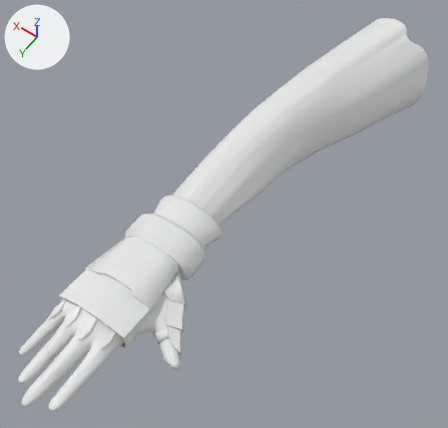
Before and after pictures for a commit that changed the FBX model Chamber/Assets/Models/hand_v2.FBX.
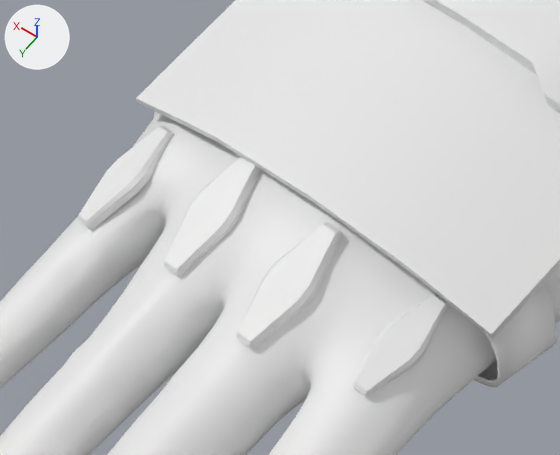
There are two pictures of each version: one whole from a camera (50 mm lens) standing at (-0.45, 0.31, 1.6) and looking at (0.38, -0.86, -0.23), one close up on the part from 8% to 30% of the width and 65% to 84% of the height. Arrows for +X, +Y and +Z are at upper left; the lights stay in place. Materials are left out; every surface is plain grey. Where no turn or scale is listed for an object, it has been applied to the vertices.

In view in the first close-up: 'HandOLD', 'UpperplateLP', 'handstrap', 'kguard_index', 'kguard_middle', 'kguard_pinky', 'kguard_ring', 'lowerplate'.
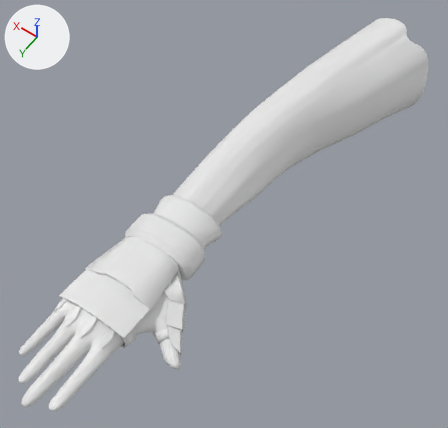
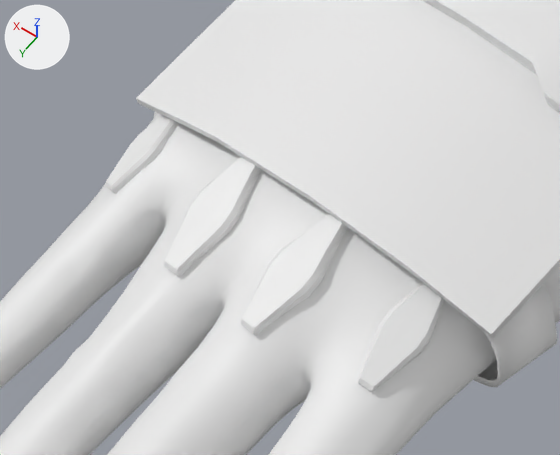
Where the newer file only moved an object's origin or applied its transform, the numbers keep the older frame.

Location of each change, [x1, y1, x2, y2] in pixels of the close-ups (560 x 455 px):
'kguard_middle', reshaped, moved, turned
    before: [236, 222, 343, 349]
    after: [240, 214, 348, 336]
'kguard_index', reshaped, moved, turned, rescaled
    before: [353, 293, 448, 398]
    after: [358, 284, 444, 392]
'kguard_pinky', reshaped, moved, turned, rescaled
    before: [78, 126, 174, 231]
    after: [106, 115, 179, 194]

Edits to the bpy script that builds the scene:
```text
Change me_mesh_010:
    used by ob_kguard_middle; location = (0.3678, -0.5107, -0.096); rotation_euler = (1.553, 0.0, 0.064), in degrees (89, 0, 3.7); scale = (0.0254, 0.0254, 0.0254)
    remove me_mesh_010.from_pydata(...)  # 52 vertices, 46 faces; spans x 0.65..1.79, y 1.24..2.12, z -15.19..-12.21
    add me_mesh_010.from_pydata(...)  # 52 vertices, 46 faces; spans x -0.56..0.58, y -0.37..0.55, z -1.44..1.51
    me_mesh_010 part 2: 52 of 52 vertices moved; they spanned x 0.65..1.79, y 1.24..2.12, z -15.19..-12.21 and now span x -0.56..0.58, y -0.37..0.55, z -1.44..1.51; mean shift (-1.2, -1.55, 13.74); largest move (1.13, 1.24, -15.15) -> (-0.15, -0.33, -1.39)
Change me_mesh_012:
    used by ob_kguard_pinky; location = (0.3678, -0.5107, -0.096); rotation_euler = (1.553, 0.0, 0.064), in degrees (89, 0, 3.7); scale = (0.0254, 0.0254, 0.0254)
    remove me_mesh_012.from_pydata(...)  # 52 vertices, 46 faces; spans x 5.64..6.66, y 0.68..1.47, z -14.72..-12.04
    add me_mesh_012.from_pydata(...)  # 52 vertices, 46 faces; spans x -0.56..0.58, y -0.37..0.55, z -1.44..1.51
    me_mesh_012 part 1: 52 of 52 vertices moved; they spanned x 5.64..6.66, y 0.68..1.47, z -14.72..-12.04 and now span x -0.56..0.58, y -0.37..0.55, z -1.44..1.51; mean shift (-6.16, -0.98, 13.41); largest move (5.88, 1.4, -12.11) -> (-0.2, 0.46, 1.47)
Change me_mesh_009:
    used by ob_kguard_index; location = (0.3678, -0.5107, -0.096); rotation_euler = (1.553, 0.0, 0.064), in degrees (89, 0, 3.7); scale = (0.0254, 0.0254, 0.0254)
    remove me_mesh_009.from_pydata(...)  # 52 vertices, 46 faces; spans x -1.91..-0.91, y 0.95..1.4, z -14.7..-12.11
    add me_mesh_009.from_pydata(...)  # 52 vertices, 46 faces; spans x -0.56..0.58, y -0.37..0.55, z -1.44..1.51
    me_mesh_009 part 3: 52 of 52 vertices moved; they spanned x -1.91..-0.91, y 0.95..1.4, z -14.7..-12.11 and now span x -0.56..0.58, y -0.37..0.55, z -1.44..1.51; mean shift (1.44, -1.03, 13.43); largest move (-1.35, 1.14, -12.11) -> (0.14, 0.21, 1.51)
Change ob_kguard_middle:
    ob_kguard_middle.location: (0.3678, -0.5107, -0.096) -> (0.378, -0.1657, -0.0606)
    ob_kguard_middle.rotation_euler: (1.553, 0.0, 0.064) -> (1.578, -0.0928, 0.0173)  # degrees (89, 0, 3.7) -> degrees (90, -5.3, 1)
Change ob_kguard_pinky:
    ob_kguard_pinky.location: (0.3678, -0.5107, -0.096) -> (0.5045, -0.1787, -0.0752)
    ob_kguard_pinky.rotation_euler: (1.553, 0.0, 0.064) -> (1.598, 0.371, -0.0719)  # degrees (89, 0, 3.7) -> degrees (92, 21, -4.1)
    ob_kguard_pinky.scale: (0.0254, 0.0254, 0.0254) -> (0.0195, 0.0195, 0.0195)
Change ob_kguard_index:
    ob_kguard_index.location: (0.3678, -0.5107, -0.096) -> (0.3132, -0.1775, -0.073)
    ob_kguard_index.rotation_euler: (1.553, 0.0, 0.064) -> (1.635, -0.37, 0.148)  # degrees (89, 0, 3.7) -> degrees (94, -21, 8.5)
    ob_kguard_index.scale: (0.0254, 0.0254, 0.0254) -> (0.0237, 0.0237, 0.0237)
```
